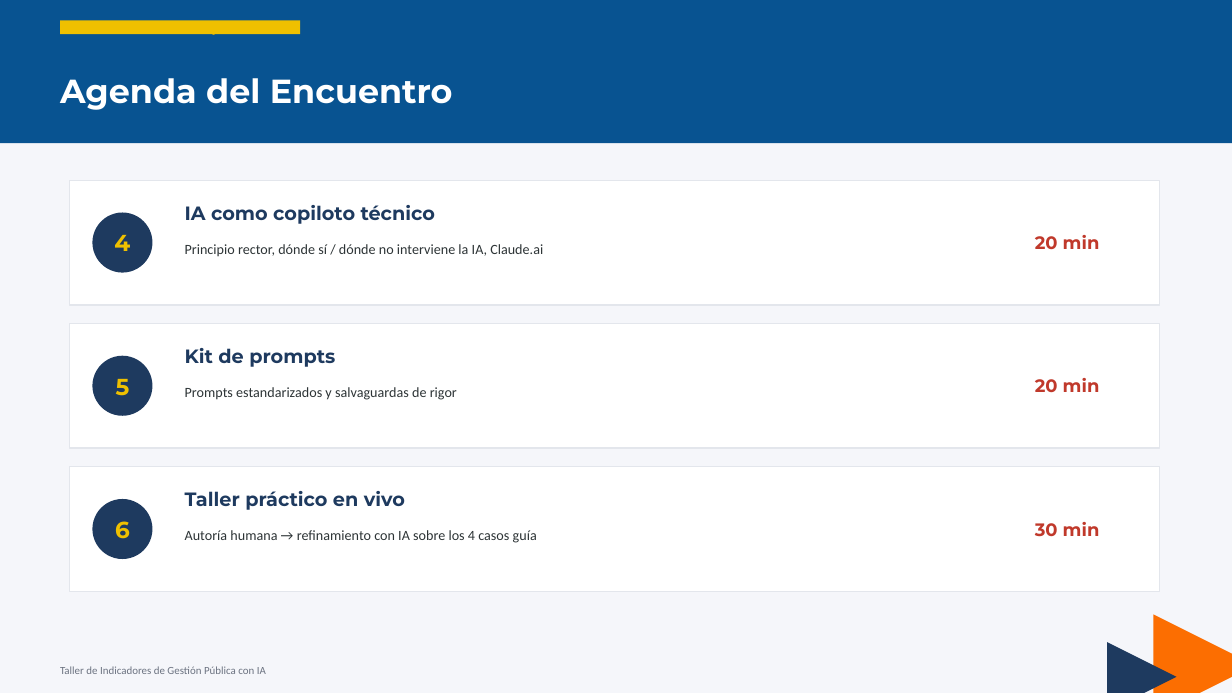
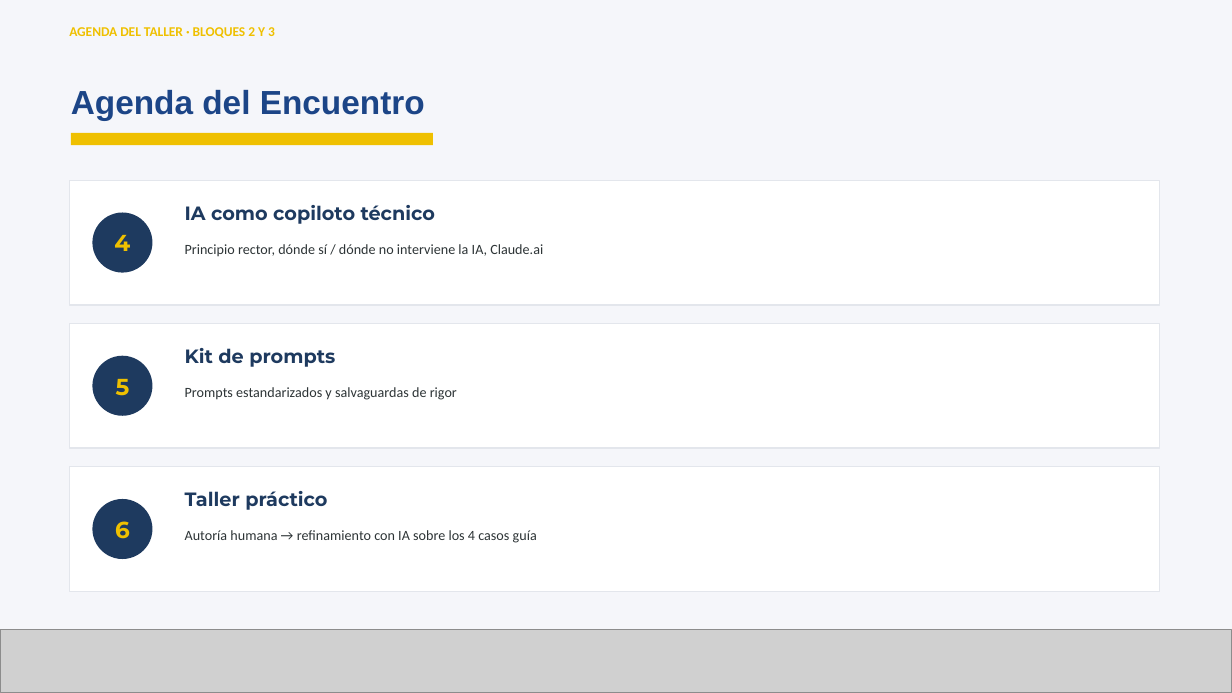
Before and after one commit to smezam-star/Management-Indicators, a slide deck: slide 4 of docs/Taller_Indicadores_Gestion_Publica_IA.pptx. Drawn at 1232x693 pixels with LibreOffice and Linux fonts; fonts in the diff are those of the drawing; grey boxes stand for pictures. Boxes give left, top, right and bottom in pixels: in the first picture for what was removed or moved away, otherwise in the second. Text is boxed around its words. In the diff, an @@ line names an element or a change of style, - is before the commit and + after.

```diff
--- a/docs/Taller_Indicadores_Gestion_Publica_IA.pptx
+++ b/docs/Taller_Indicadores_Gestion_Publica_IA.pptx
@@ rectangle removed at (0,0,1232,143) @@
@@ text "AGENDA DEL TALLER · BLOQUES ..." rewrapped from (60,34,266,37) to (69,27,275,38) @@
@@ text "Agenda del Encuentro": place and size @@
-text "Agenda del Encuentro" at (60,78,453,110)
+text "Agenda del Encuentro" at (71,90,425,120)
@@ text "Agenda del Encuentro" at (71,90,425,120): font Montserrat to Arial, text colour #FFFFFF to #1C4587; vertical alignment middle to top @@
@@ rectangle: place and size @@
-rectangle at (60,20,300,34)
+rectangle at (71,133,433,145)
@@ text removed at (1035,235,1100,249) @@
-20 min
@@ text removed at (1035,378,1100,392) @@
-20 min
@@ text at (185,491,327,510): text changed @@
-Taller práctico en vivo
+Taller práctico
@@ text removed at (1035,522,1100,537) @@
-30 min
@@ triangle removed at (1153,615,1232,693) @@
@@ picture added at (0,630,1232,693) @@
@@ triangle removed at (1107,642,1177,693) @@
@@ text removed at (60,666,266,674) @@
-Taller de Indicadores de Gestión Pública con IA
```
Also in this commit, not shown: 44 other slides changed, 2 slides added, 6 slides removed, 8 other files.
